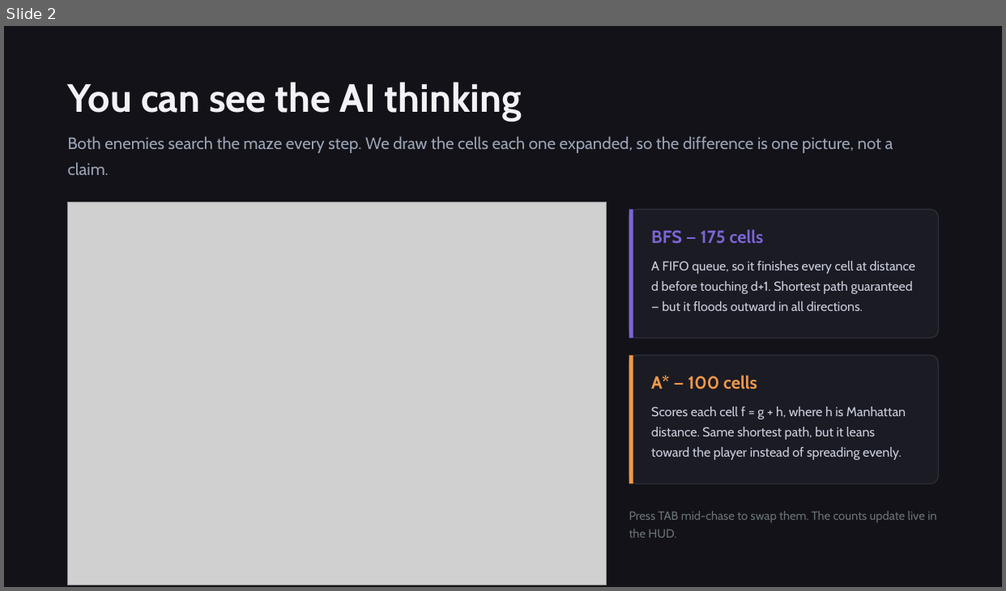
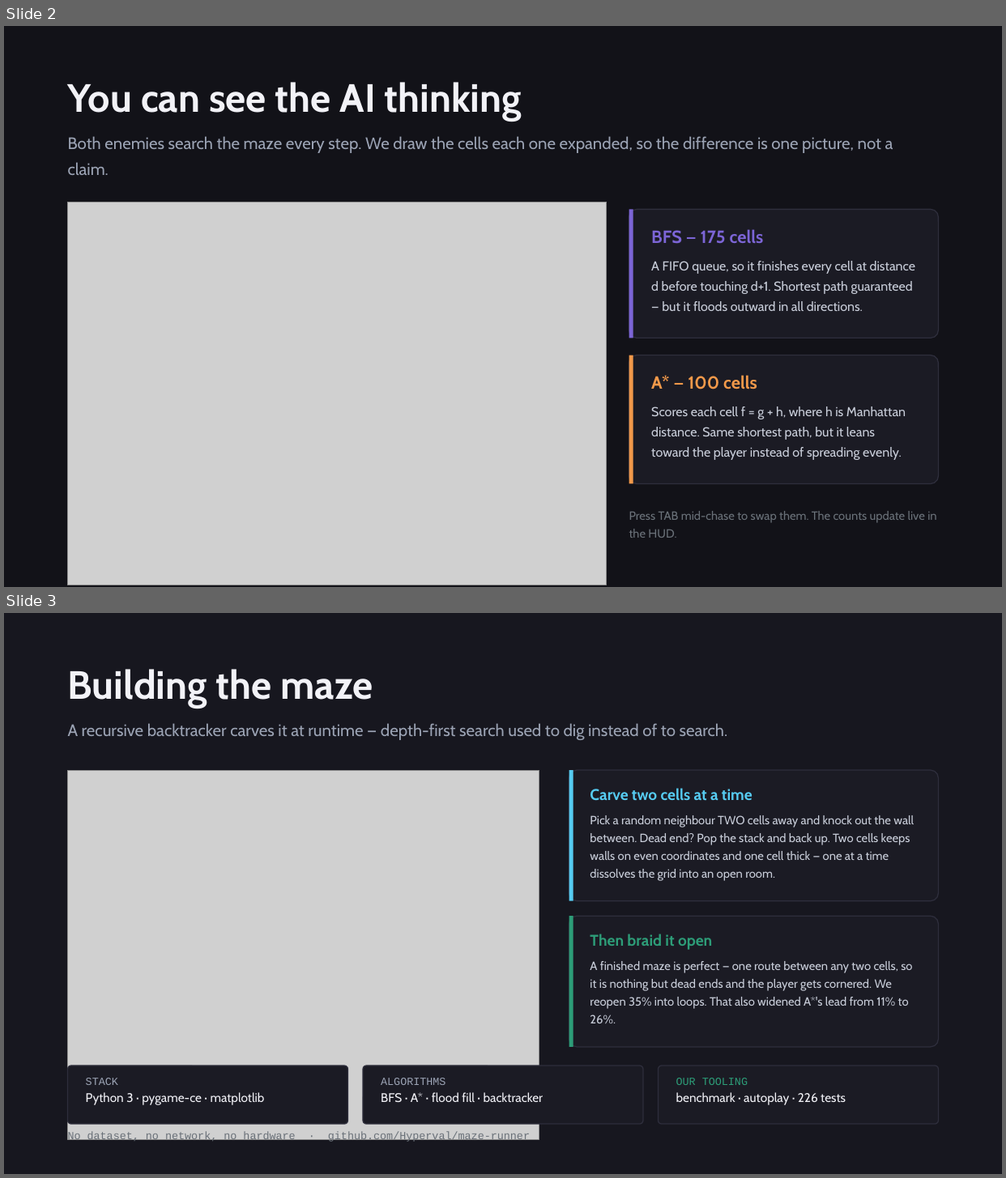
Before and after one commit to Hyperval/maze-runner, a slide deck: docs/MazeRunner_Slides.pptx. Shown one above the other, each under a label of ours: slide 2 before the commit, slides 2 and 3 after it. The pictures are 1006x591 and 1006x1178 pixels, drawn with LibreOffice and Linux fonts; fonts in the diff are those of the drawing; grey boxes stand for pictures. Boxes give left, top, right and bottom in pixels: in the first picture for what was removed or moved away, otherwise in the second. Text is boxed around its words. In the diff, an @@ line names an element or a change of style, - is before the commit and + after.

```diff
--- a/docs/MazeRunner_Slides.pptx
+++ b/docs/MazeRunner_Slides.pptx
@@ slide 3 added at (4,613,1002,1174), background #17171F @@
@@ text added at (68,669,728,740), 16 pt, text #9BA3B4 @@
+Building the maze
+A recursive backtracker carves it at runtime — depth-first search used to dig instead of to search.
@@ picture added at (68,770,539,1140) @@
@@ rounded rectangle added at (569,770,938,901), fill #1B1B24, outline #2E2E3C 1 pt @@
@@ rectangle added at (569,770,573,901), fill #56CCF2 @@
@@ text added at (590,788,914,881), 11.5 pt, text #C9CEDA @@
+Carve two cells at a time
+Pick a random neighbour TWO cells away and knock out the wall between. Dead end? Pop the stack and back up. Two cells keeps walls on even coordinates and one cell thick — one at a time dissolves the grid into an open room.
@@ rounded rectangle added at (569,916,938,1047), fill #1B1B24, outline #2E2E3C 1 pt @@
@@ rectangle added at (569,916,573,1047), fill #2D9D78 @@
@@ text added at (590,934,912,1024), 11.5 pt, text #C9CEDA @@
+Then braid it open
+A finished maze is perfect — one route between any two cells, so it is nothing but dead ends and the player gets cornered. We reopen 35% into loops. That also widened A*'s lead from 11% to 26%.
@@ rounded rectangle added at (68,1066,347,1124), fill #1B1B24, outline #2E2E3C 1 pt @@
@@ rounded rectangle added at (363,1066,642,1124), fill #1B1B24, outline #2E2E3C 1 pt @@
@@ rounded rectangle added at (658,1066,938,1124), fill #1B1B24, outline #2E2E3C 1 pt @@
@@ text added at (86,1078,265,1105), 12 pt, text #F2F2F7 @@
+STACK
+Python 3 · pygame-ce · matplotlib
@@ text added at (381,1078,543,1102), 12 pt, text #F2F2F7 @@
+ALGORITHMS
+BFS · A* · flood fill · backtracker
@@ text added at (676,1078,846,1105), 12 pt, text #F2F2F7 @@
+OUR TOOLING
+benchmark · autoplay · 226 tests
@@ text added at (68,1132,530,1144), 10.5 pt, text #6A7179 @@
+No dataset, no network, no hardware · github.com/Hyperval/maze-runner
```
Also in this commit, not shown: 1 slide changed, 1 slide removed, 12 other files.
